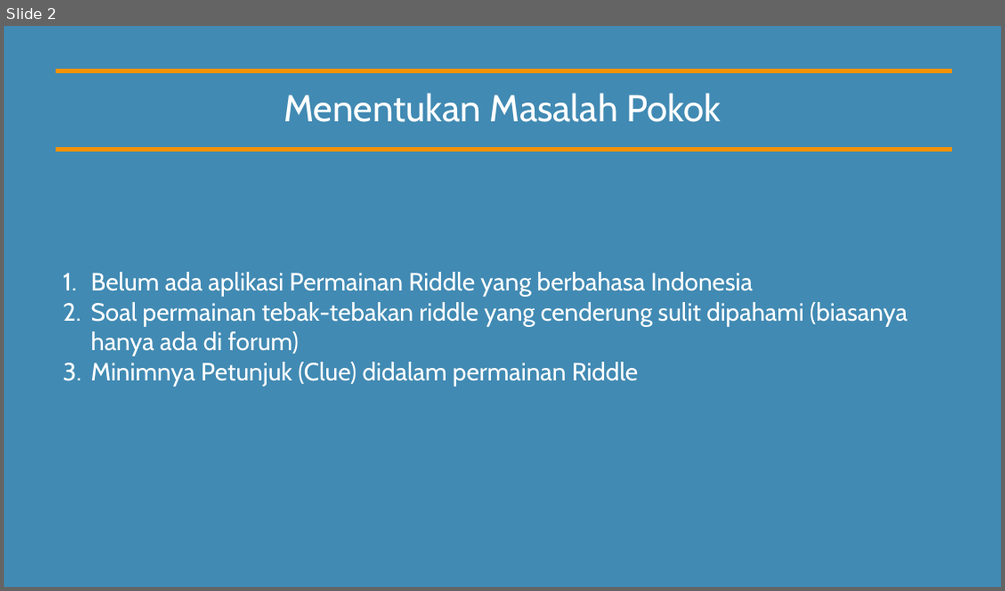
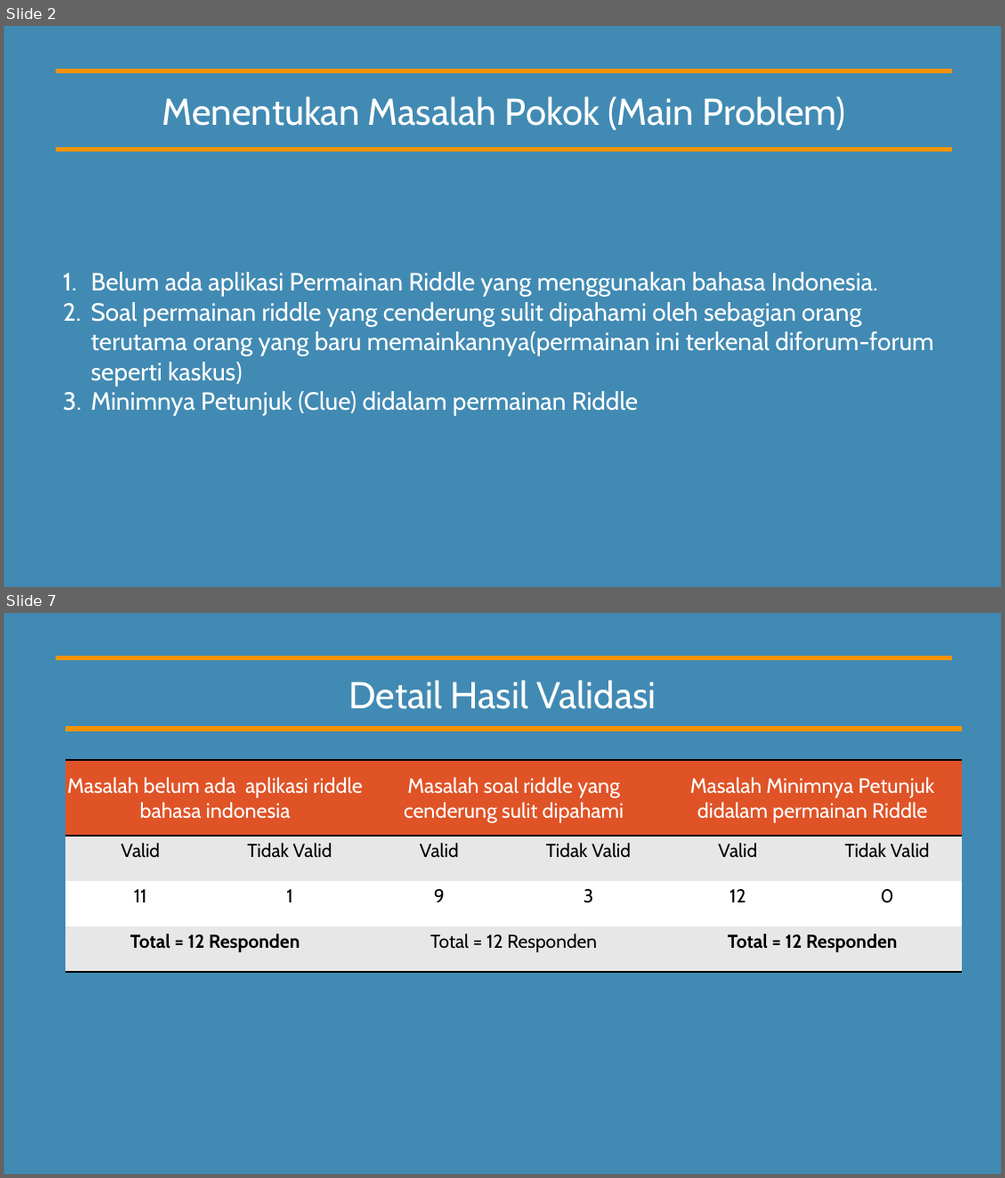
Before and after one commit to akidatawaka/Tugas-Besar-RPL2, a slide deck: Laporan/File powerpoint responsi pertama.pptx. Shown one above the other, each under a label of ours: slide 2 before the commit, slides 2 and 7 after it; the slides between them are not shown. The pictures are 1005x591 and 1005x1178 pixels, drawn with LibreOffice and Linux fonts; fonts in the diff are those of the drawing. Boxes give left, top, right and bottom in pixels: in the first picture for what was removed or moved away, otherwise in the second. Text is boxed around its words. In the diff, an @@ line names an element or a change of style, - is before the commit and + after.

```diff
--- a/Laporan/File powerpoint responsi pertama.pptx
+++ b/Laporan/File powerpoint responsi pertama.pptx
@@ slide 7 added at [4, 613, 1001, 1174], background #418AB3 @@
@@ line added from (56, 657) to (952, 657), #F69200 4.5 pt @@
@@ subtitle added at [348, 680, 655, 709], 36 pt, text #FFFFFF @@
+Detail Hasil Validasi
@@ line added from (66, 729) to (962, 729), #F69200 4.5 pt @@
@@ table added at [66, 761, 963, 972], 4 rows, 6 columns @@
+Masalah belum ada aplikasi riddle bahasa indonesia |  | Masalah soal riddle yang cenderung sulit dipahami |  | Masalah Minimnya Petunjuk didalam permainan Riddle | 
+Valid | Tidak Valid | Valid | Tidak Valid | Valid | Tidak Valid
+11 | 1 | 9 | 3 | 12 | 0
+Total = 12 Responden |  | Total = 12 Responden |  | Total = 12 Responden | 
@@ slide 2 changed as well @@
@@ subtitle at [162, 96, 846, 130]: text changed @@
-Menentukan Masalah Pokok
+Menentukan Masalah Pokok (Main Problem)
@@ text at [91, 272, 933, 386]: text changed @@
-1. Belum ada aplikasi Permainan Riddle yang berbahasa Indonesia
-2. Soal permainan tebak-tebakan riddle yang cenderung sulit dipahami (biasanya hanya ada di forum)
+1. Belum ada aplikasi Permainan Riddle yang menggunakan bahasa Indonesia.
+2. Soal permainan riddle yang cenderung sulit dipahami oleh sebagian orang terutama orang yang baru memainkannya(permainan ini terkenal diforum-forum seperti kaskus)
```
Also in this commit, not shown: 1 other slide changed, 7 other slides added, 19 other files.
